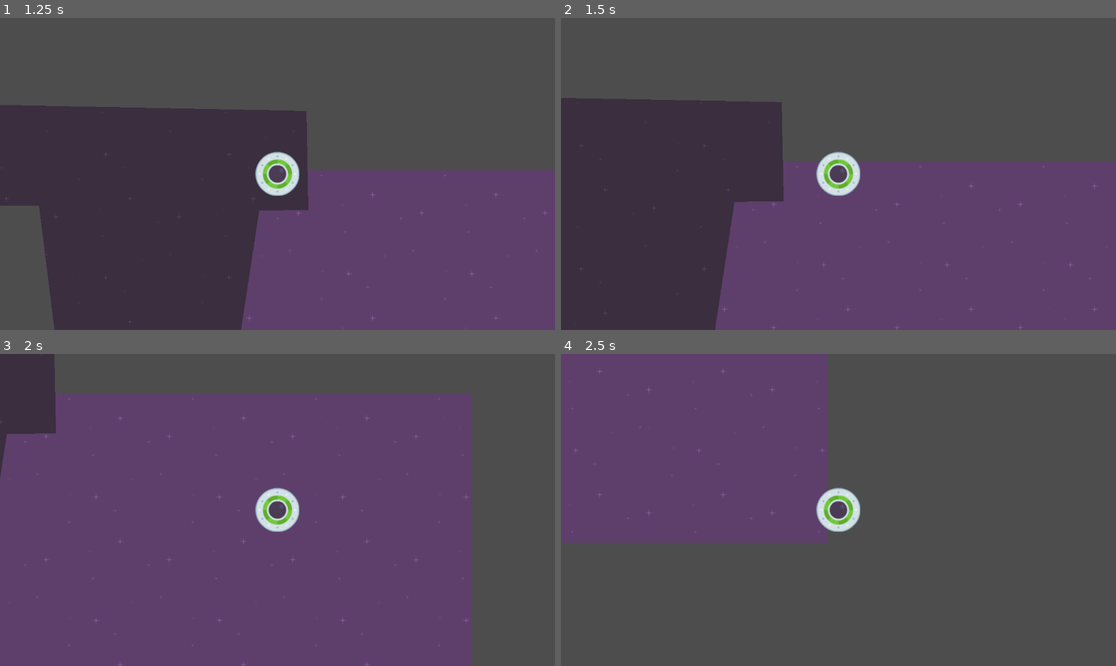
Above: before the commit, frames 1-4 (two rows, left to right).
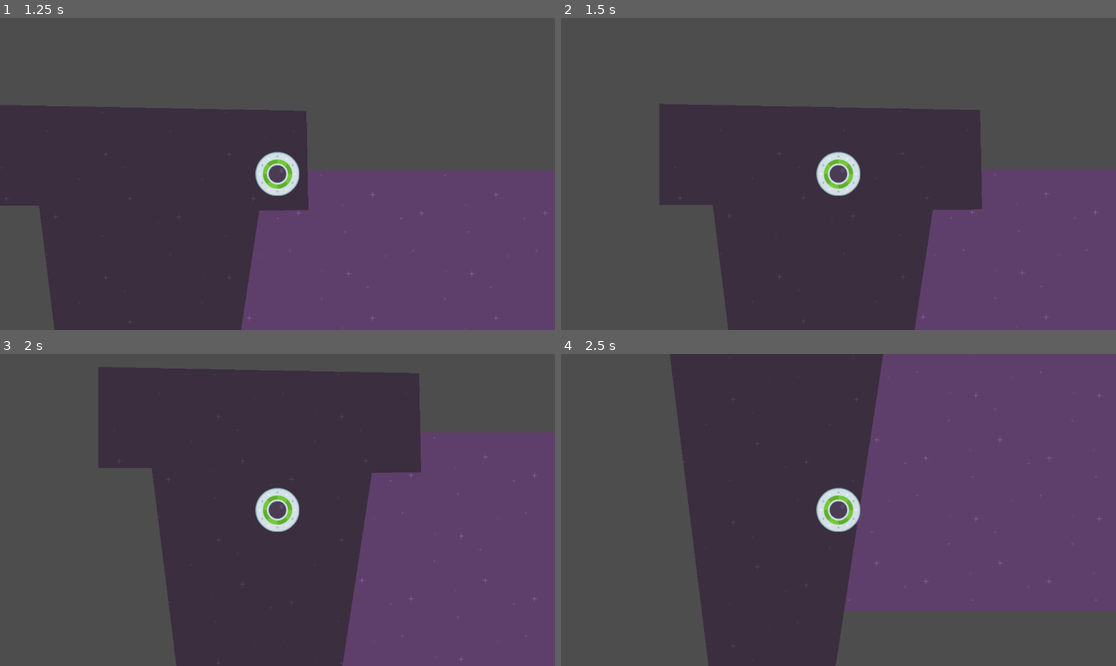
Above: after the commit, the same moments.

Repository: Z3BINI/speedy-saucer
Game: Godot game, scene res://level_1.tscn
The game is run twice, just before and just after one commit, with the same random seed, the same clock (stepped at 60 frames per second) and the same inputs.
Inputs:
- Up to frame 1 (1.25 s): tap Enter at 0.5 s; hold D (right) from 0.53 s (still down)
- Up to frame 2 (1.5 s): release D (right) at 1.28 s; hold S (down) from 1.28 s (still down)
- Up to frame 3 (2 s): keep holding S (down)
- Up to frame 4 (2.5 s): release S (down) at 2.03 s; hold D (right) from 2.03 s (still down)

Frame 1 is identical in both runs. In frame 2, 43% of the frame differs, in the area x 0-100%, y 25-100%; in frame 3, 76%; in frame 4, 80%, in the area x 0-100%, y 0-100%.

Commit message:
Added Signal to check body_exited

Diff:
--- a/level_1.gd
+++ b/level_1.gd
@@ -1 +1,4 @@
 extends Node2D
+
+func _on_maze_body_exited(body):
+	get_tree().reload_current_scene()
--- a/level_1.tscn
+++ b/level_1.tscn
@@ -20,3 +20,5 @@
 [node name="Player" parent="." instance=ExtResource("2_acmjm")]
 
 [node name="Maze" parent="." instance=ExtResource("4_4ou5e")]
+
+[connection signal="body_exited" from="Maze" to="." method="_on_maze_body_exited"]
